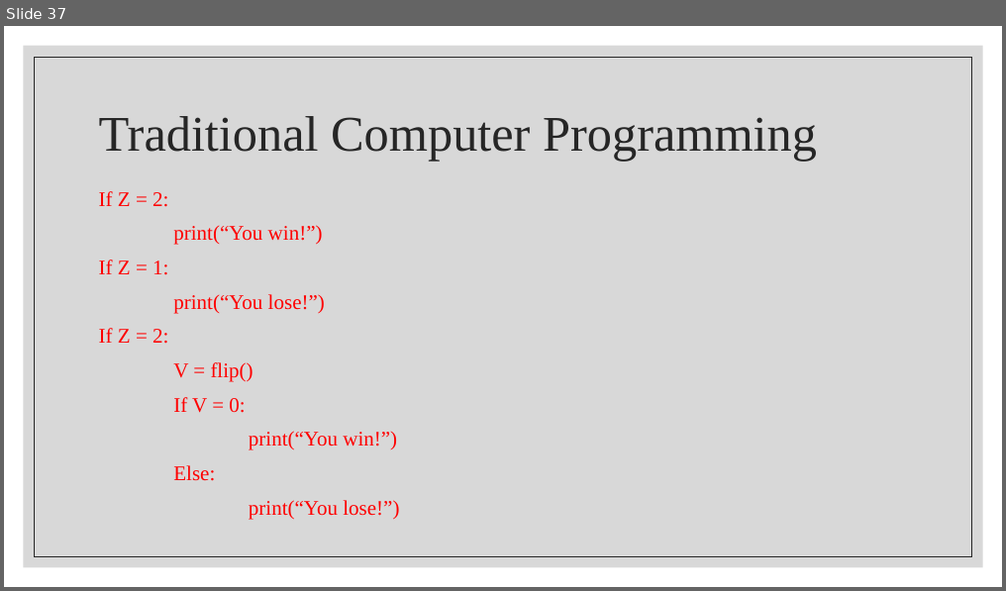
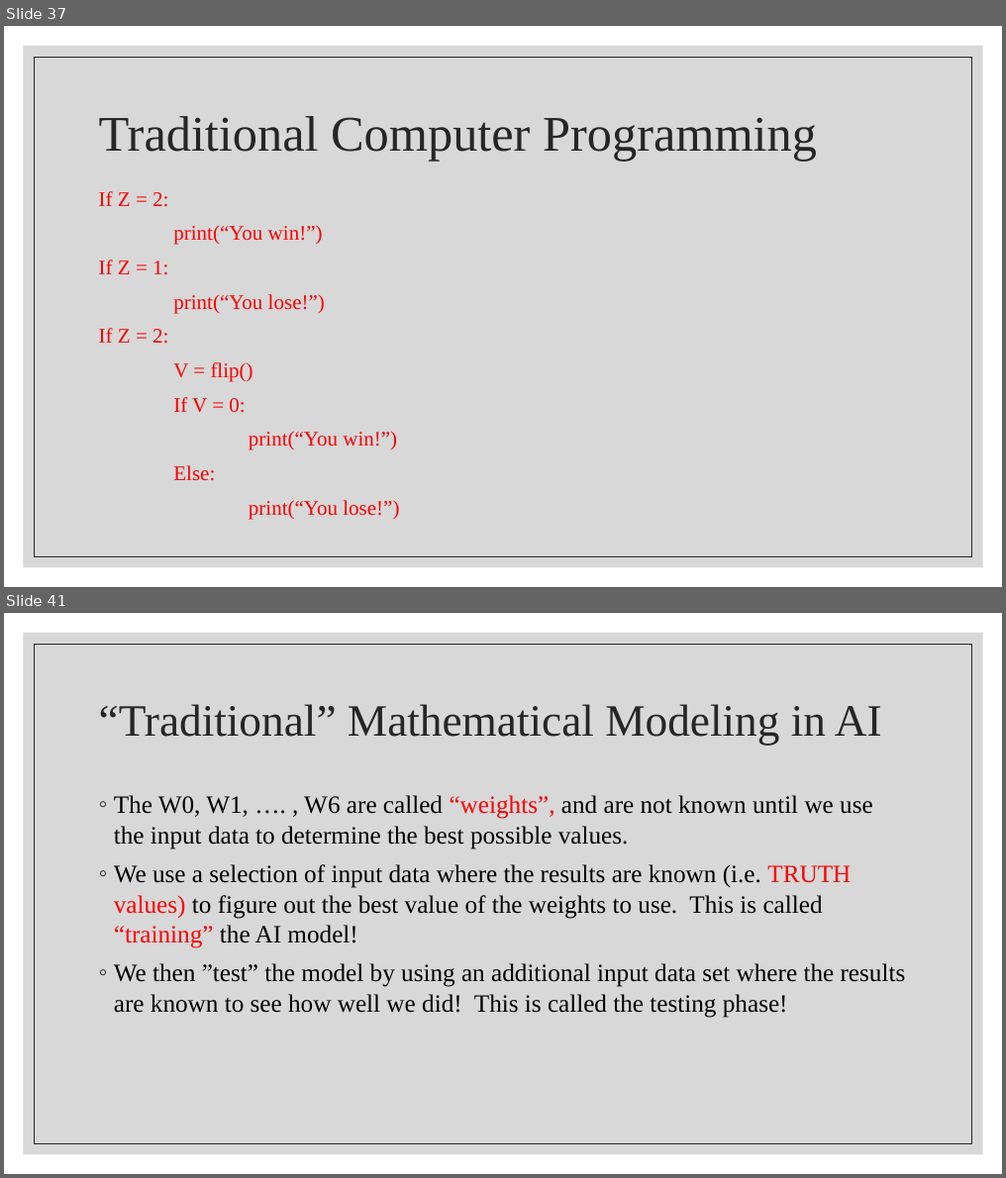
Before and after one commit to wutmeownow/phys441, a slide deck: JupyterNotebooks/LLS/Lecture2.pptx. Shown one above the other, each under a label of ours: slide 37 before the commit, slides 37 and 41 after it; the slides between them are not shown. The pictures are 1006x591 and 1006x1178 pixels, drawn with LibreOffice and Linux fonts; fonts in the diff are those of the drawing. Boxes give left, top, right and bottom in pixels: in the first picture for what was removed or moved away, otherwise in the second. Text is boxed around its words. In the diff, an @@ line names an element or a change of style, - is before the commit and + after.

```diff
--- a/JupyterNotebooks/LLS/Lecture2.pptx
+++ b/JupyterNotebooks/LLS/Lecture2.pptx
@@ slide 41 added at (x1=4, y1=613, x2=1002, y2=1174), background #FFFFFF; not listed: 2 template elements that a slide beside it also shows @@
@@ title added at (x1=99, y1=704, x2=882, y2=745), 43.2 pt, text #262626 @@
+“Traditional” Mathematical Modeling in AI
@@ text added at (x1=114, y1=795, x2=906, y2=1018), 24 pt, text #000000 @@
+◦ The W0, W1, …. , W6 are called “weights”, and are not known until we use the input data to determine the best possible values.
+◦ We use a selection of input data where the results are known (i.e. TRUTH values) to figure out the best value of the weights to use. This is called “training” the AI model!
+◦ We then ”test” the model by using an additional input data set where the results are known to see how well we did! This is called the testing phase!
```
Also in this commit, not shown: 4 other slides added, 2 other files.
